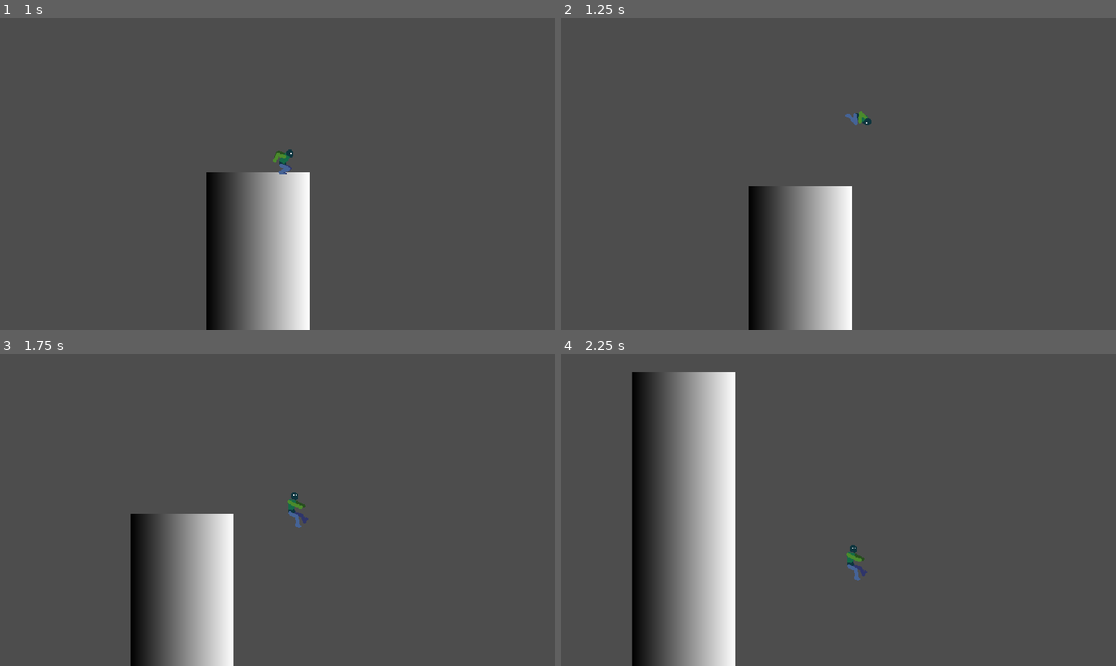
Above: before the commit, frames 1-4 (two rows, left to right).
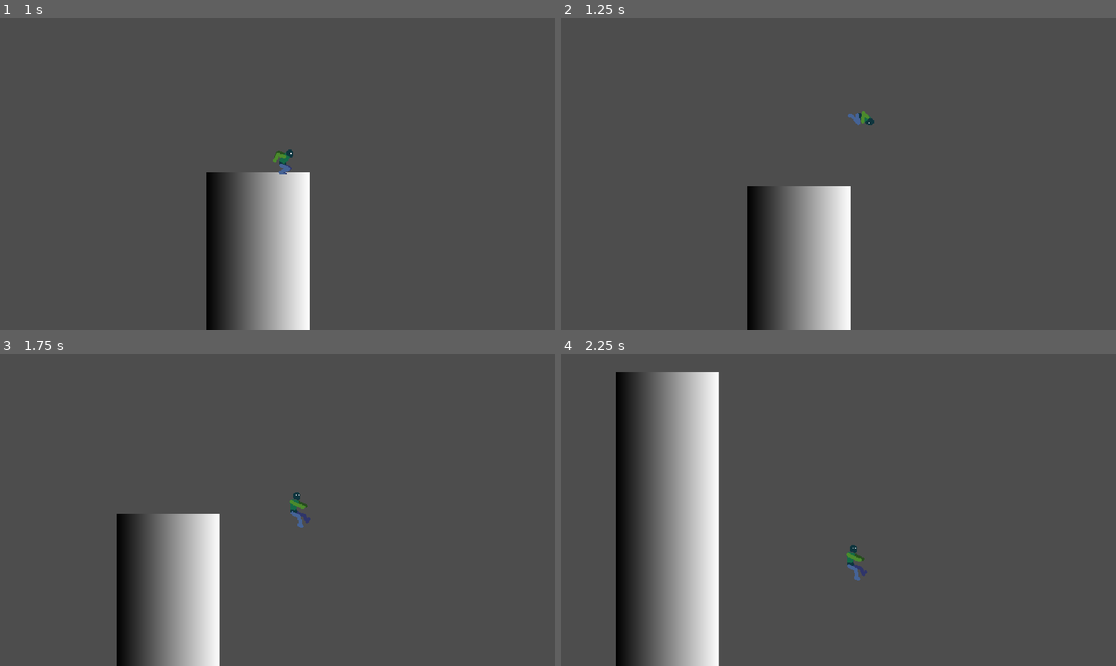
Above: after the commit, the same moments.

Repository: Trunixx/Project-Melee
Game: Godot game, scene res://scenes/main.tscn
The game is run twice, just before and just after one commit, with the same random seed, the same clock (stepped at 60 frames per second) and the same inputs.
Inputs:
- Up to frame 1 (1 s): hold D (move_right) from 0.53 s (still down); hold Shift (sprinting) from 0.53 s (still down); tap Space (jump) at 0.77 s; tap Alt (walking) at 0.8 s
- Up to frame 2 (1.25 s): keep holding D (move_right); keep holding Shift (sprinting); tap Space (jump) at 1.07 s
- Up to frame 3 (1.75 s): keep holding D (move_right); release Shift (sprinting) at 1.28 s; tap Alt (walking) at 1.35 s; tap Space (jump) at 1.52, 1.55 s
- Up to frame 4 (2.25 s): tap Space (jump) at 1.82, 2.1 s; release D (move_right) at 2.03 s; hold A (move_left) from 2.03 s (still down); hold Shift (sprinting) from 2.03 s (still down)

Frame 1 is identical in both runs. In frame 2, 0.3% of the frame differs, in the area x 33-57%, y 29-100%; in frame 3, 10%; in frame 4, 20%, in the area x 9-56%, y 5-100%.

Commit message:
Fixed momentum while jumping in the opposite direction

Diff:
--- a/resources/actor_stats.gd
+++ b/resources/actor_stats.gd
@@ -1,6 +1,6 @@
 class_name ActorStats extends Resource
 
-#TODO: Tune the gravity values
+# TODO: Tune the gravity values
 # Used when calculating gravity
 @export var gravity : float = ProjectSettings.get_setting("physics/2d/default_gravity")
 @export var jump_gravity : float = gravity
@@ -38,7 +38,7 @@
 @export var ground_friction : float = 800.0
 
 
-# The following variables are calculated and edited when the game is running
+# The following variables are calculated and edited during the game execution
 
 # Used when keeping fall momentum
 # Assigned when leaving a "movement" state
--- a/scripts/actor.gd
+++ b/scripts/actor.gd
@@ -54,9 +54,8 @@
 	var input_x = get_input_x()
 	velocity.x = move_toward(velocity.x, input_x * max(stats.previous_speed,stats.move_force), stats.air_acceleration * delta)
 
-func apply_jump_move(delta : float, speed_bonus : float, speed_mult : float = 1.0):
+func apply_jump_move(delta : float, speed_mult : float = 1.0):
 	var input_x = get_input_x()
-	velocity.x = speed_bonus * input_x
 	velocity.x = move_toward(velocity.x, input_x * stats.move_force * speed_mult, stats.air_acceleration * delta)
 
 func do_move(delta : float, gravity : float = stats.gravity):
--- a/scripts/states/idle.gd
+++ b/scripts/states/idle.gd
@@ -4,7 +4,7 @@
 	actor.animation_player.play(state_name)
 
 func exit() -> void:
-	actor.stats.previous_speed = actor.velocity.x * actor.get_input_x()
+	actor.stats.previous_speed = actor.velocity.x
 
 func handle_input(event: InputEvent) -> void:
 	pass
--- a/scripts/states/jumping.gd
+++ b/scripts/states/jumping.gd
@@ -1,6 +1,9 @@
 class_name Jumping extends ActorState
 
 func enter(previous_state_path: String, data := {}) -> void:
+	var input_x = actor.get_input_x()
+	if sign(actor.stats.previous_speed) == sign(input_x):
+		actor.velocity.x = abs(actor.stats.previous_speed) * input_x
 	actor.velocity.y -= actor.stats.jump_force
 	actor.animation_player.play(state_name)
 
@@ -14,7 +17,7 @@
 	pass
 
 func physics_update(delta: float) -> void:
-	actor.apply_jump_move(delta, actor.stats.previous_speed, actor.stats.jumping_speed_multiplier)
+	actor.apply_jump_move(delta, actor.stats.jumping_speed_multiplier)
 	actor.do_move(delta, actor.stats.gravity)
 
 	if actor.velocity.y >= 0:
--- a/scripts/states/longjumping.gd
+++ b/scripts/states/longjumping.gd
@@ -1,6 +1,9 @@
 class_name Longjumping extends ActorState
 
 func enter(previous_state_path: String, data := {}) -> void:
+	var input_x = actor.get_input_x()
+	if sign(actor.stats.previous_speed) == sign(input_x):
+		actor.velocity.x = abs(actor.stats.previous_speed) * input_x
 	actor.velocity.y -= actor.stats.long_jump_force
 	actor.animation_player.play(state_name)
 
@@ -14,7 +17,7 @@
 	pass
 
 func physics_update(delta: float) -> void:
-	actor.apply_jump_move(delta, actor.stats.previous_speed, actor.stats.longjumping_speed_multiplier)
+	actor.apply_jump_move(delta, actor.stats.longjumping_speed_multiplier)
 	actor.do_move(delta, actor.stats.gravity)
 
 	if actor.velocity.y >= 0:
--- a/scripts/states/running.gd
+++ b/scripts/states/running.gd
@@ -4,7 +4,7 @@
 	actor.animation_player.play(state_name)
 
 func exit() -> void:
-	actor.stats.previous_speed = actor.velocity.x * actor.get_input_x()
+	actor.stats.previous_speed = actor.velocity.x
 
 func handle_input(event: InputEvent) -> void:
 	pass
--- a/scripts/states/sprinting.gd
+++ b/scripts/states/sprinting.gd
@@ -4,7 +4,7 @@
 	actor.animation_player.play(state_name)
 
 func exit() -> void:
-	actor.stats.previous_speed = actor.velocity.x * actor.get_input_x()
+	actor.stats.previous_speed = actor.velocity.x
 
 func handle_input(event: InputEvent) -> void:
 	pass
--- a/scripts/states/turnskid.gd
+++ b/scripts/states/turnskid.gd
@@ -20,11 +20,11 @@
 	if not actor.is_on_floor():
 		finished.emit(FALLING)
 	elif not sign(actor.get_input_x()) != sign(actor.velocity.x):
-		if Input.is_action_pressed("walking"):
+		if Input.is_action_pressed("move_left") or Input.is_action_pressed("move_right"):
+			finished.emit(RUNNING)
+		elif Input.is_action_pressed("move_left") or Input.is_action_pressed("move_right") and Input.is_action_pressed("walking"):
 			finished.emit(WALKING)
-		elif Input.is_action_pressed("move_left") or Input.is_action_pressed("move_right"):
-			finished.emit(RUNNING)
-		elif Input.is_action_pressed("sprinting"):
+		elif Input.is_action_pressed("move_left") or Input.is_action_pressed("move_right") and Input.is_action_pressed("sprinting"):
 			finished.emit(SPRINTING)
 		elif Input.is_action_just_pressed("jump"):
 			finished.emit(PREJUMP)
--- a/scripts/states/walking.gd
+++ b/scripts/states/walking.gd
@@ -4,7 +4,7 @@
 	actor.animation_player.play(state_name)
 
 func exit() -> void:
-	actor.stats.previous_speed = actor.velocity.x * actor.get_input_x()
+	actor.stats.previous_speed = actor.velocity.x
 
 func handle_input(event: InputEvent) -> void:
 	pass
